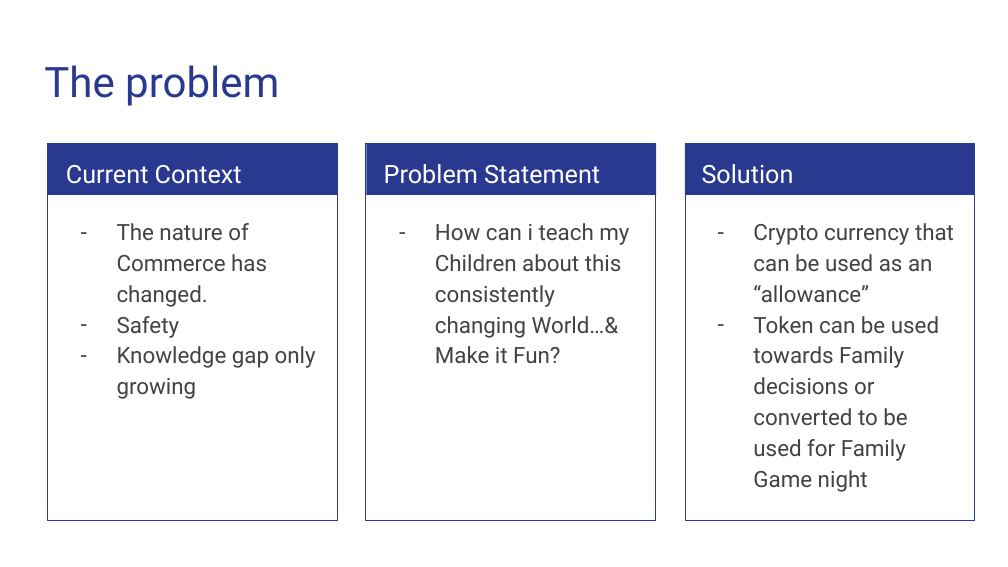
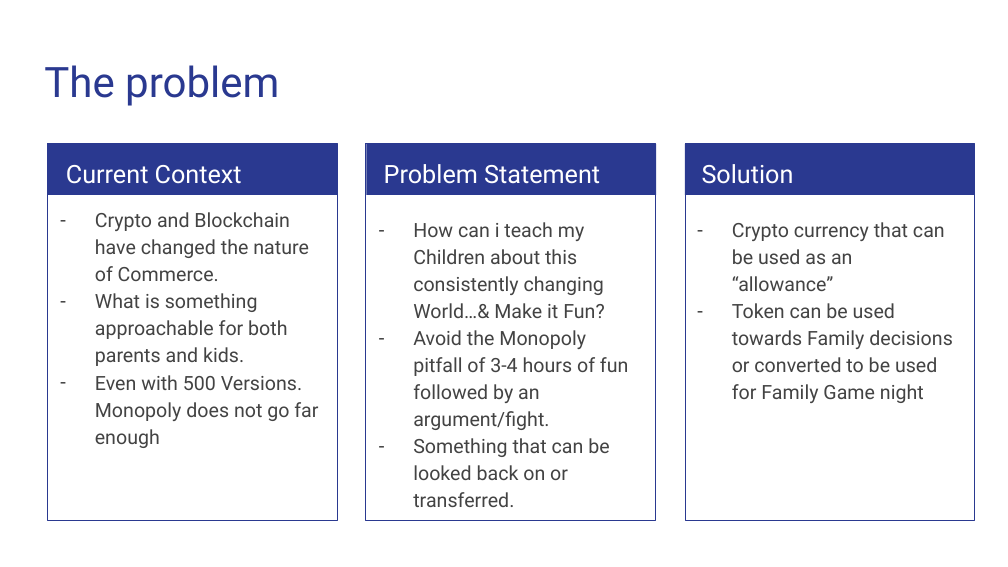
Before and after one commit to TGreenizan/Family-Fuel, a slide deck: slide 2 of Family-Fuel-presentation.odp. Drawn at 1008x567 pixels with LibreOffice and Linux fonts; fonts in the diff are those of the drawing. Boxes give left, top, right and bottom in pixels: in the first picture for what was removed or moved away, otherwise in the second. Text is boxed around its words. In the diff, an @@ line names an element or a change of style, - is before the commit and + after.

Commit message:
add-updated presentation

```diff
--- a/Family-Fuel-presentation.odp
+++ b/Family-Fuel-presentation.odp
@@ text "How can i teach my ..." moved from (x1=435, y1=223, x2=629, y2=363) to (x1=413, y1=222, x2=628, y2=507) @@
@@ text "Crypto currency that can be ..." moved from (x1=753, y1=223, x2=954, y2=492) to (x1=732, y1=222, x2=953, y2=403) @@
@@ text "Crypto currency that can be ..." at (x1=732, y1=222, x2=953, y2=403): size 16 to 14 pt; indent changed @@
@@ text at (x1=95, y1=212, x2=318, y2=448): text changed; size 16 to 14 pt @@
-– The nature of Commerce has changed.
-– Safety
-– Knowledge gap only growing
+– Crypto and Blockchain have changed the nature of Commerce.
+– What is something approachable for both parents and kids.
+– Even with 500 Versions. Monopoly does not go far enough
@@ text at (x1=413, y1=222, x2=605, y2=318): size 16 to 14 pt in "How can i teach my Children about ..."; indent changed @@
@@ text at (x1=413, y1=330, x2=628, y2=507): paragraphs added @@
+– Avoid the Monopoly pitfall of 3-4 hours of fun followed by an argument/fight.
+– Something that can be looked back on or transferred.
```
Also in this commit, not shown: 2 other slides changed, 1 slide added.
